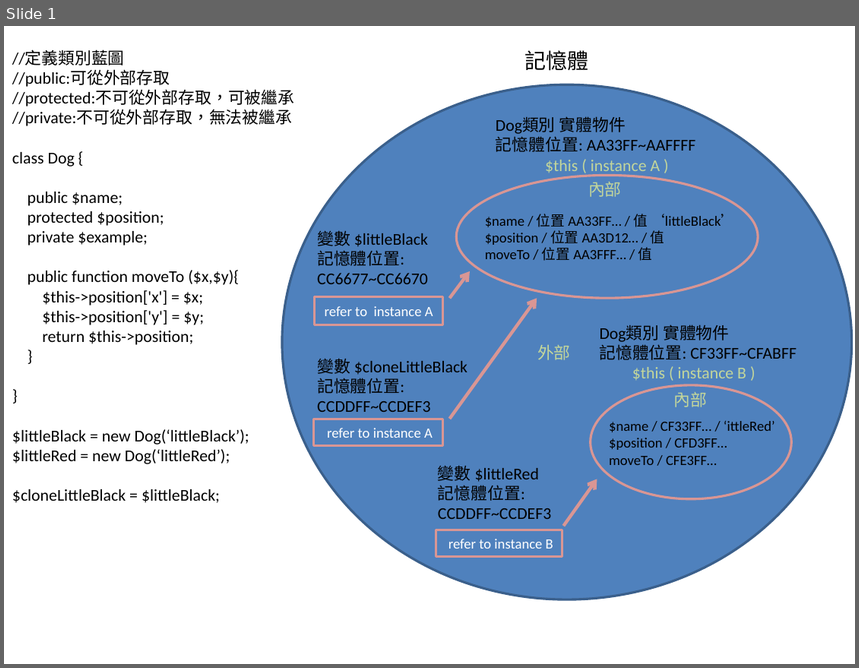
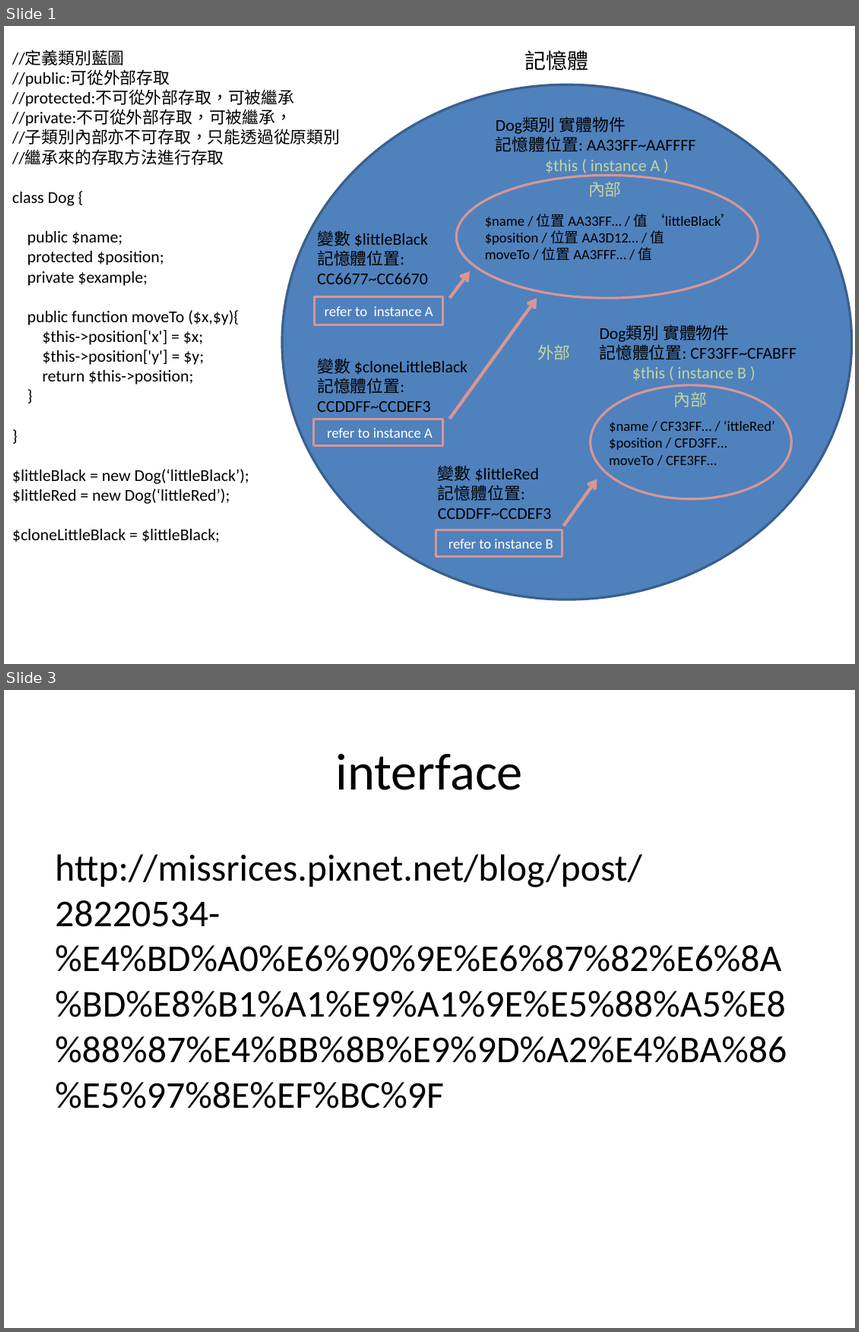
Before and after one commit to pmake/forTraining, a slide deck: php/phpMVC/物件概念.pptx. Shown one above the other, each under a label of ours: slide 1 before the commit, slides 1 and 3 after it; the slides between them are not shown. The pictures are 859x668 and 859x1332 pixels, drawn with LibreOffice and Linux fonts; fonts in the diff are those of the drawing. Boxes give left, top, right and bottom in pixels: in the first picture for what was removed or moved away, otherwise in the second. Text is boxed around its words. In the diff, an @@ line names an element or a change of style, - is before the commit and + after.

```diff
--- a/php/phpMVC/物件概念.pptx
+++ b/php/phpMVC/物件概念.pptx
@@ slide 3 added at <box>4,690,855,1328</box>, background #FFFFFF @@
@@ title added at <box>336,754,523,790</box>, 44 pt, text #000000 @@
+interface
@@ text added at <box>55,854,787,1109</box>, 32 pt, text #000000 @@
+http://missrices.pixnet.net/blog/post/28220534-%E4%BD%A0%E6%90%9E%E6%87%82%E6%8A%BD%E8%B1%A1%E9%A1%9E%E5%88%A5%E8%88%87%E4%BB%8B%E9%9D%A2%E4%BA%86%E5%97%8E%EF%BC%9F
@@ slide 1 changed as well @@
@@ text at <box>12,110,340,165</box>: text changed @@
-//private:不可從外部存取，無法被繼承
+//private:不可從外部存取，可被繼承，
+//子類別內部亦不可存取，只能透過從原類別
+//繼承來的存取方法進行存取
```
Also in this commit, not shown: 3 other slides added.
